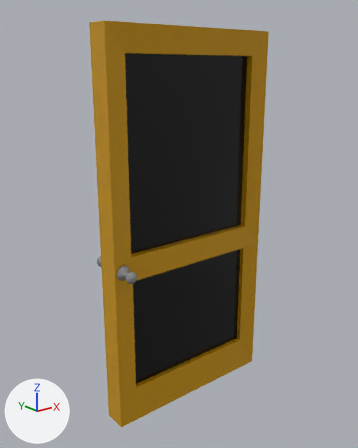
Before and after pictures for a commit that changed the FBX model Assets/Models/door.fbx.
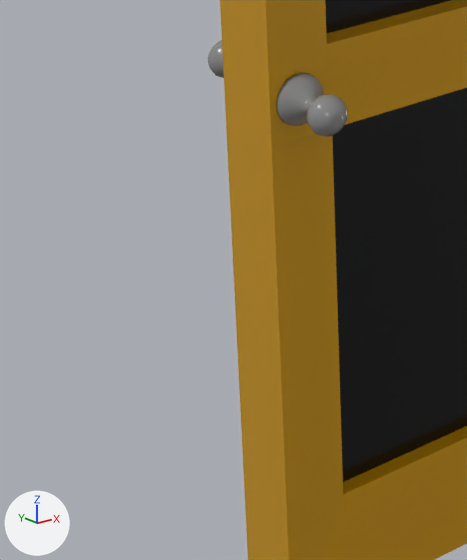
Old and new are each drawn whole from a 50 mm camera at (0.396, -3.928, 3.874) aimed at (3.591, 0.066, 2.276) and again close up on the part from 10% to 48% of the width and 55% to 91% of the height. The lights are fixed; the arrows at lower left show +X, +Y and +Z. The last two pictures show the newer version. Where no turn or scale is listed for an object, it has been applied to the vertices.

The scene before the commit, as lines of its bpy script (objects in view):
```python
me_mesh = bpy.data.meshes.new('Mesh')
me_mesh.from_pydata(...)  # 44 vertices, 42 faces; spans x -1.0..1.0, y -0.13..0.13, z -2.0..2.0
# faces by material slot: [4, 38]
me_mesh.materials.append(mat_black)  # black #000000
me_mesh.materials.append(mat_brown)  # yellow #ca9400
me_mesh_001 = bpy.data.meshes.new('Mesh.001')
me_mesh_001.from_pydata(...)  # 602 vertices, 600 faces; spans x -0.077..0.077, y -0.09..0.107, z -0.077..0.077
me_mesh_001.materials.append(mat_standardsurface2)  # grey #8a8a8a
me_mesh_002 = bpy.data.meshes.new('Mesh.002')
me_mesh_002.from_pydata(...)  # 602 vertices, 600 faces; spans x -0.077..0.077, y -0.107..0.09, z -0.077..0.077
me_mesh_002.materials.append(mat_standardsurface2)  # grey #8a8a8a
ob_door1 = bpy.data.objects.new('Door1', me_mesh)
ob_door1.location = (3.654, 0.0, 2.25)
ob_door_knob = bpy.data.objects.new('Door_Knob', me_mesh_001)
ob_door_knob.location = (2.752, 0.215, 1.987)
ob_door_knob1 = bpy.data.objects.new('Door_Knob1', me_mesh_002)
ob_door_knob1.location = (2.752, -0.204, 1.987)
```
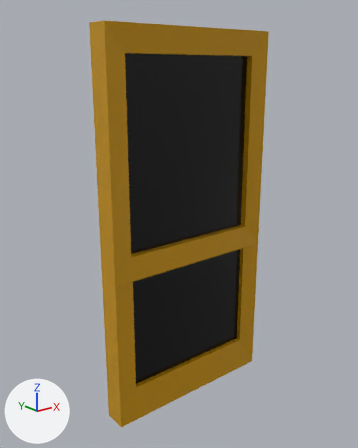
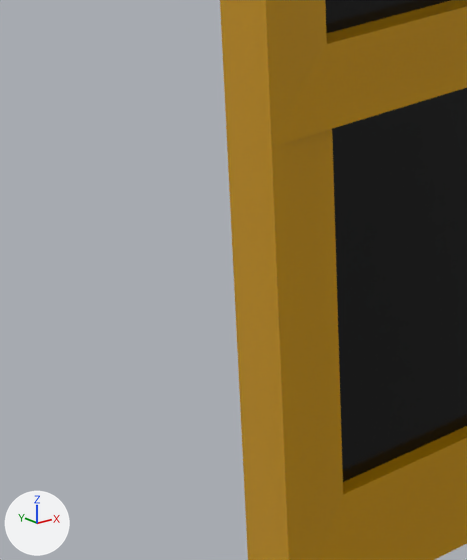
The newer file is also turned or shifted as a whole; pictures and numbers use the older file's frame.

What differs and where, as boxes (x1, y1, x2, y2) in the close-ups (467 x 560 px):
'Door_Knob1', deleted
    before: (276, 72, 348, 137)
'Door_Knob', deleted
    before: (208, 40, 224, 78)

What the commit changed:
Object 'Door_Knob1' (ob_door_knob1) is deleted.
Object 'Door_Knob' (ob_door_knob) is deleted.
